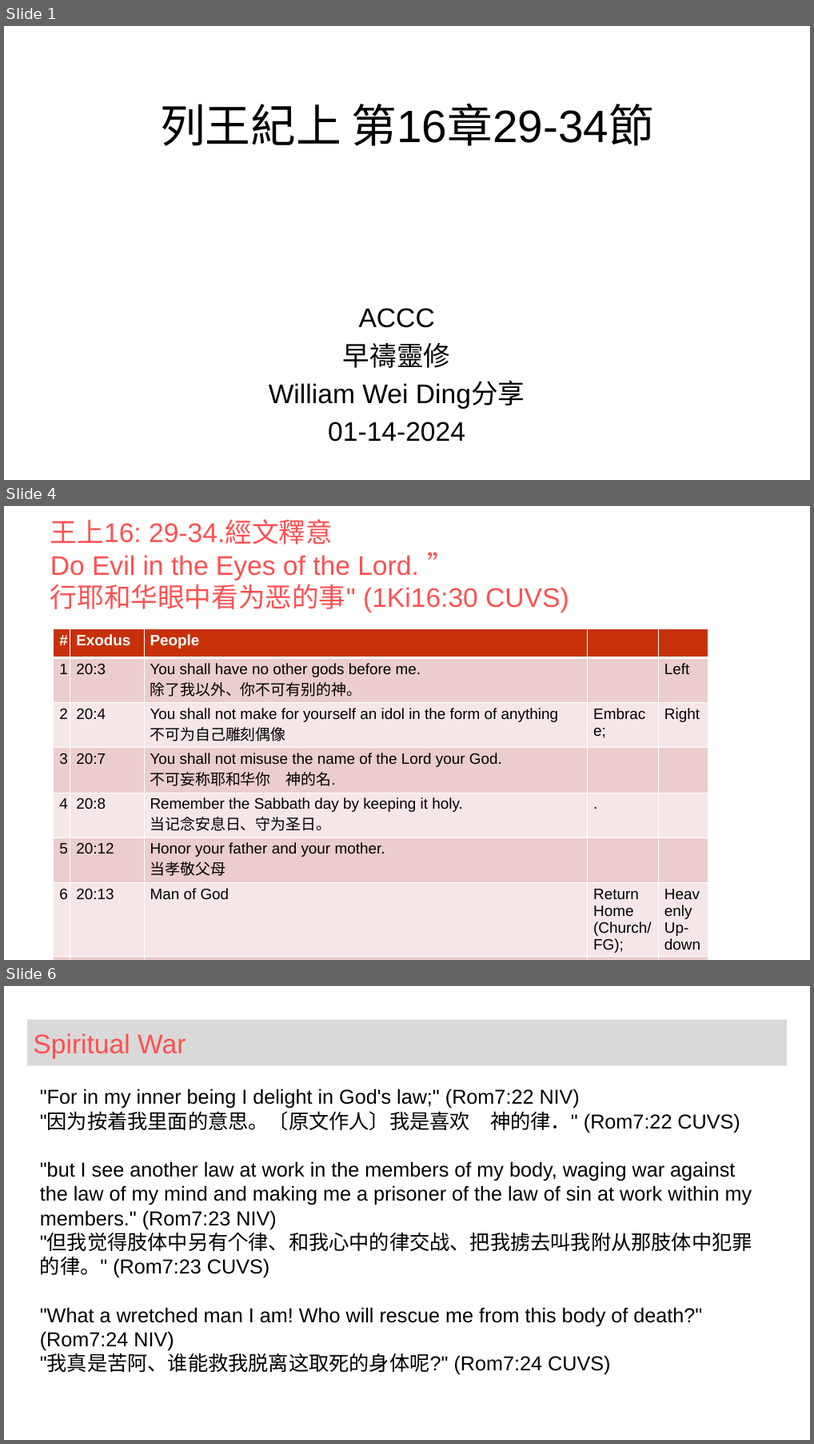
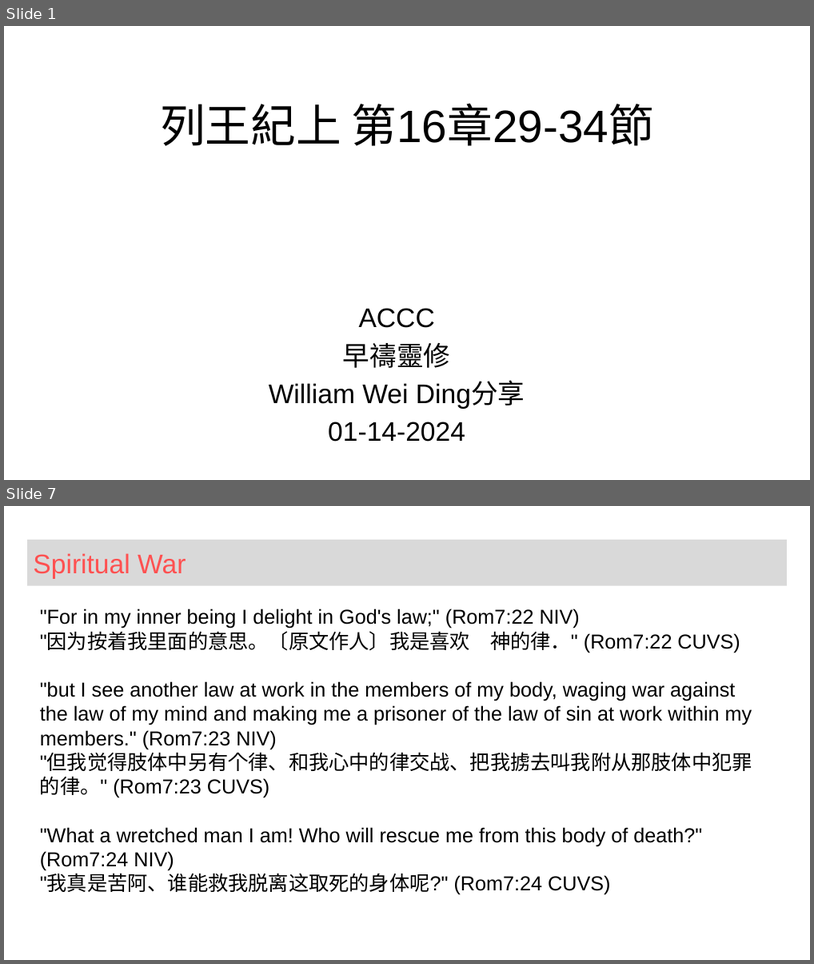
Before and after one commit to wdingbox/accc_2025_pp, a slide deck: work/wk_1King16_29_34.pptx. Shown one above the other, each under a label of ours: slides 1, 4 and 6 before the commit, slides 1 and 7 after it; the slides between them are not shown. The pictures are 814x1444 and 814x964 pixels, drawn with LibreOffice and Linux fonts; fonts in the diff are those of the drawing; background and template pictures are left out. Boxes give left, top, right and bottom in pixels: in the first picture for what was removed or moved away, otherwise in the second. Text is boxed around its words. In the diff, an @@ line names an element or a change of style, - is before the commit and + after.

```diff
--- a/work/wk_1King16_29_34.pptx
+++ b/work/wk_1King16_29_34.pptx
@@ slide 4 removed at (x1=4, y1=506, x2=810, y2=960), background picture (left out) @@
@@ title removed at (x1=50, y1=520, x2=570, y2=612) @@
-王上16: 29-34.經文釋意
-Do Evil in the Eyes of the Lord. ”
-行耶和华眼中看为恶的事" (1Ki16:30 CUVS)
@@ table removed at (x1=54, y1=629, x2=710, y2=960), 8 rows, 5 columns @@
-# | Exodus | People |  | 
-1 | 20:3 | You shall have no other gods before me. / 除了我以外、你不可有别的神。 |  | Left
-2 | 20:4 | You shall not make for yourself an idol in the form of anything 不可为自己雕刻偶像 | Embrace; | Right
-3 | 20:7 | You shall not misuse the name of the Lord your God. 不可妄称耶和华你 神的名. |  | 
-4 | 20:8 | Remember the Sabbath day by keeping it holy. 当记念安息日、守为圣日。 | . | 
-5 | 20:12 | Honor your father and your mother. / 当孝敬父母 |  | 
-6 | 20:13 | Man of God | Return Home (Church/FG); | Heavenly Up-down
-7 |  | Jesus | Great Commission (Mat28:19-20) | Heavenly Up-down
@@ what was slide 6 is now slide 7 @@
```
Also in this commit, not shown: 3 slides changed, 2 slides added, 2 other files.
